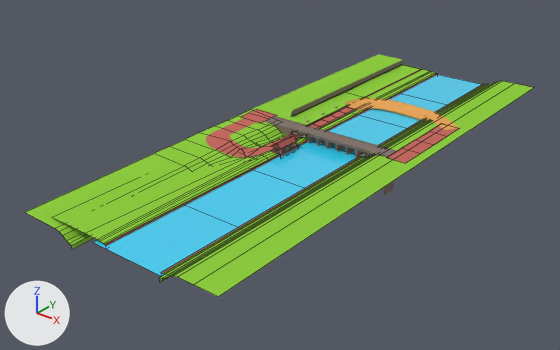
The Blender file public/assets/models/maps/FDL Circuit/geo.blend as it was, and as the next commit left it.
One viewpoint serves both versions: a 50 mm camera at (668.0, -995.0, 491.0) aimed at (-27.0, -126.0, -47.0). Every picture has the same lights, and +X, +Y and +Z are marked at lower left. The first picture is the older version. Mesh edges are drawn as thin lines on the coarser meshes.

Before the edit, the objects in view are built like this:
```python
me_cube_001 = bpy.data.meshes.new('Cube.001')
me_cube_001.from_pydata(...)  # 56 vertices, 24 faces; spans x -1.5..0.8, y 1.9..17.9, z -1.0..1.0
me_cube_001.materials.append(mat_brickred)  # red #c56a61
me_cube_002 = bpy.data.meshes.new('Cube.002')
me_cube_002.from_pydata(...)  # 860 vertices, 910 faces; spans x -1.0..19.0, y -1.0..1.0, z -43.1..2.1
me_cube_002.materials.append(mat_brickgray)  # grey #84766f
me_plane = bpy.data.meshes.new('Plane')
me_plane.from_pydata(...)  # 24 vertices, 6 faces; spans x -1.0..1.0, y -11.0..1.0, z 0.0
me_plane.materials.append(mat_material_001)  # cyan #34d2f8
ob_cube = bpy.data.objects.new('Cube', me_cube_001)
ob_cube.location = (-31.0, -147.0, 3.0)
ob_cube.rotation_euler = (0.0, 0.0, -0.014)  # degrees (0, 0, -0.8)
ob_cube.scale = (10.0, 12.8, 0.25)
ob_river = bpy.data.objects.new('River', me_plane)
ob_river.location = (37.0, 280.0, -1.0)
ob_river.scale = (64.5, 70.4, 1.0)
ob_road_bridge = bpy.data.objects.new('Road Bridge', me_cube_002)
ob_road_bridge.location = (-32.0, -70.0, 13.0)
ob_road_bridge.rotation_euler = (0.0, 0.0, 0.0186)  # degrees (0, 0, 1.1)
ob_road_bridge.scale = (8.99, 13.4, 1.44)
# also in view: 'Offroad1' at (-4.0, -70.0, 3.0); 'Cube.002' at (-78.0, -150.0, 7.0); 'Hill 2' at (141.0, -73.0, 4.0); 'Cube.004' at (26.0, 111.0, 0.0); 'Wall' at (-96.0, 147.0, 8.0)
```
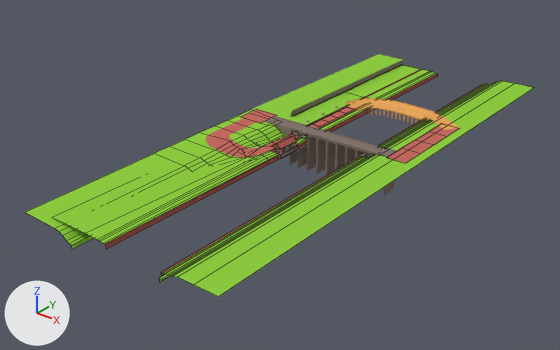
Commit message: Made river geometry not solid.

Where the change shows, as pixel boxes (x1, y1, x2, y2) in the pictures (560 x 350 px):
'River', deleted (cyan): before (93, 75, 482, 278)

Edits to the bpy script that builds the scene:
```text
Remove ob_river:
    ob_river = bpy.data.objects.new('River', me_plane)
    ob_river.location = (37.0, 280.0, -1.0)
    ob_river.scale = (64.5, 70.4, 1.0)
```
